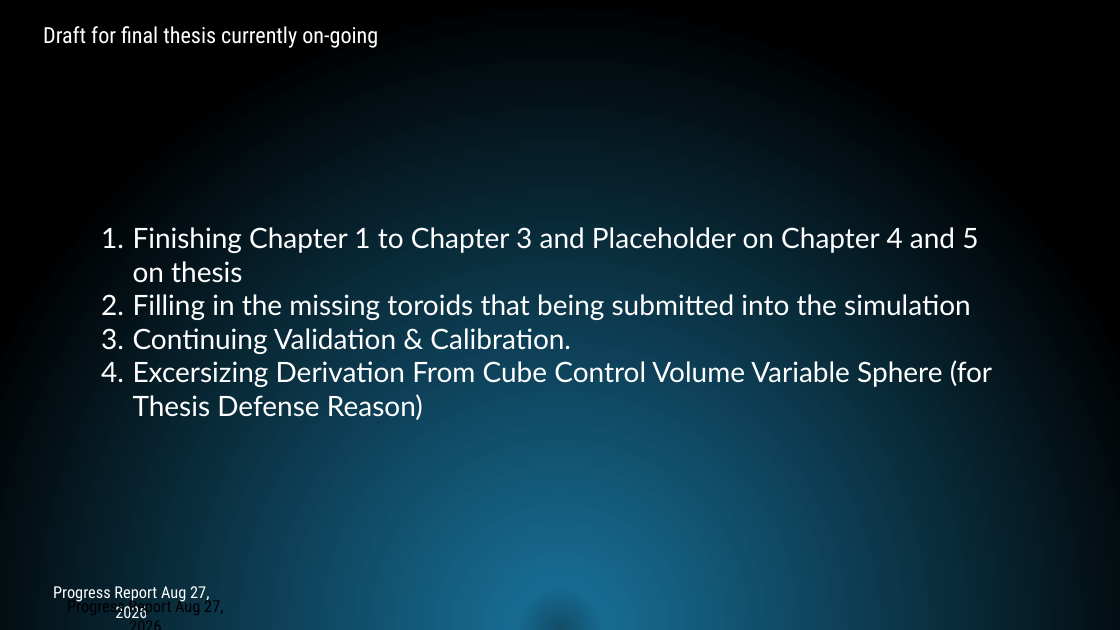
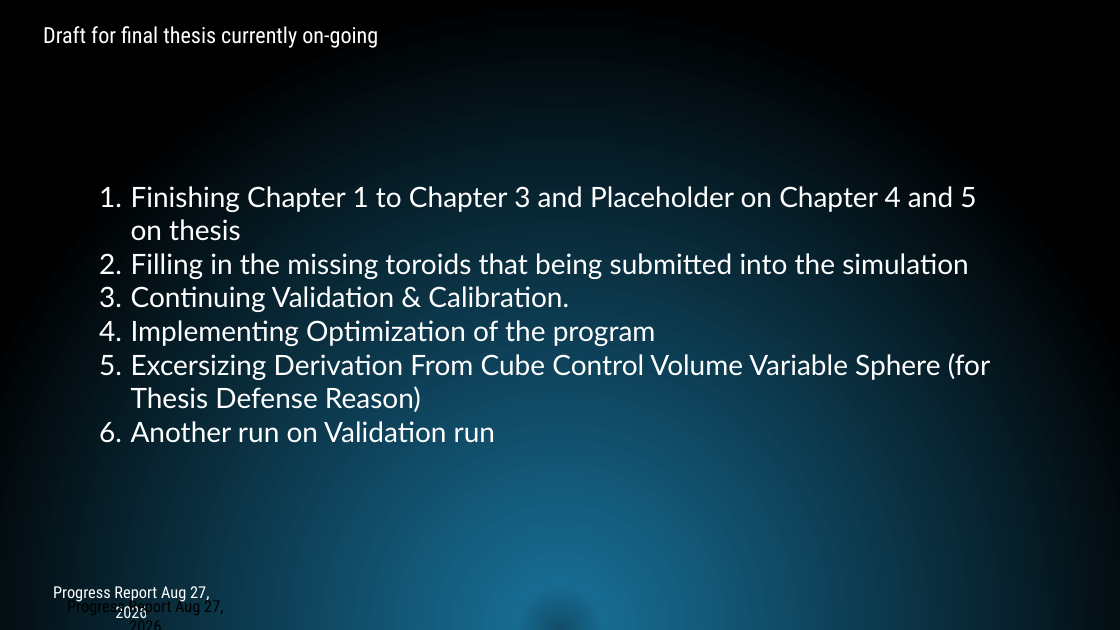
Before and after one commit to albertstarfield/StellarOrion_HypersonicEdition, a slide deck: slide 16 of Lost+Found/ProgressReport/Week 12/ProgressReport.pptx (slide 10 before the commit). Drawn at 1120x630 pixels with LibreOffice and Linux fonts; fonts in the diff are those of the drawing. Boxes give left, top, right and bottom in pixels: in the first picture for what was removed or moved away, otherwise in the second. Text is boxed around its words. In the diff, an @@ line names an element or a change of style, - is before the commit and + after.

```diff
--- a/Lost+Found/ProgressReport/Week 12/ProgressReport.pptx
+++ b/Lost+Found/ProgressReport/Week 12/ProgressReport.pptx
@@ text "Finishing Chapter 1 to Chapter ...": place and size @@
-text "Finishing Chapter 1 to Chapter ..." at box(133, 227, 992, 420)
+text "Finishing Chapter 1 to Chapter ..." at box(131, 186, 990, 443)
@@ text at box(131, 320, 656, 346): paragraph added @@
+4. Implementing Optimization of the program
@@ text at box(131, 421, 495, 443): paragraph added @@
+6. Another run on Validation run
```
Also in this commit, not shown: 4 other slides changed, 6 slides added, 16 other files.
